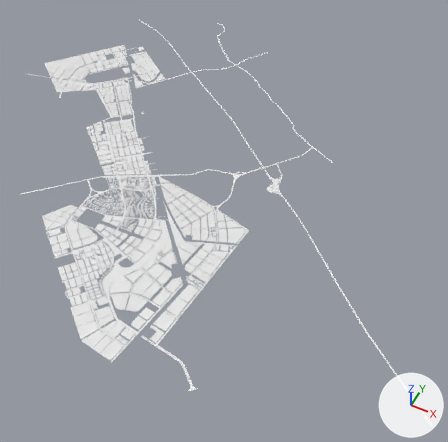
Renders of the glTF model public/model.glb from each side of a commit.
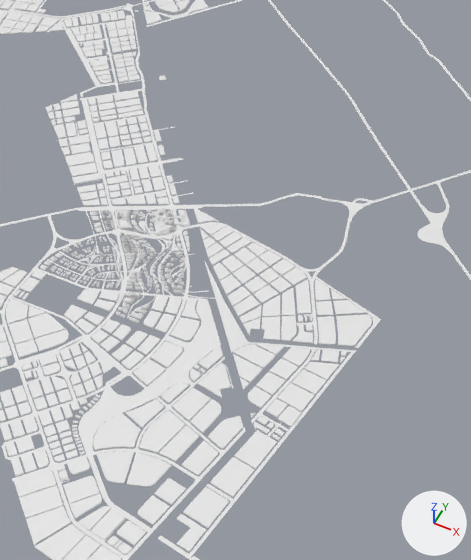
Each version appears first whole from a camera (50 mm lens) standing at (785.0, -905.0, 1151.0) and looking at (283.0, 99.0, -104.0), and next in a close-up on the part from 14% to 65% of the width and 17% to 79% of the height. Lighting does not change. The marker at lower right points along +X, +Y and +Z.

The first close-up shows '_00Buildings', '_00HardSurface', '_00Roads', '_00Water', '_01Buildings', '_02Buildings', '_03Buildings'.
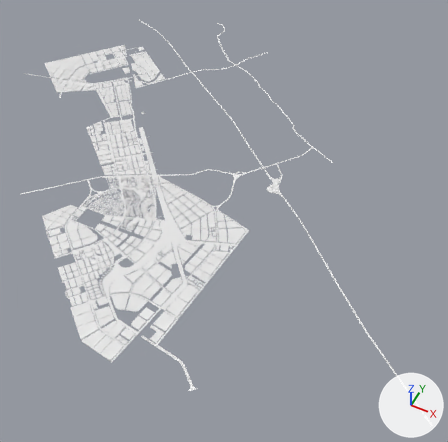
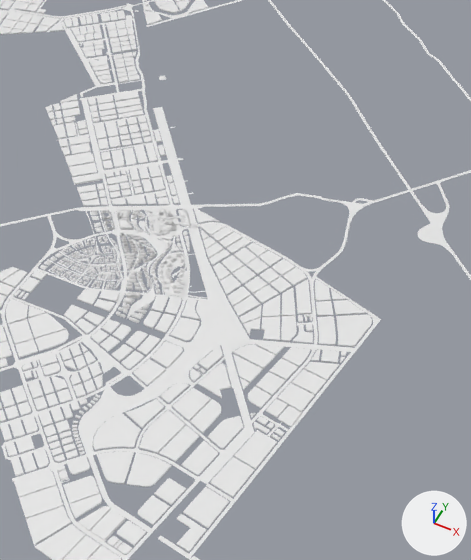
Pixel boxes (x1, y1, x2, y2) of what changed, in the close-ups (471 x 560 px):
'_00GreenMed', added
    after: (48, 107, 358, 484)

The edits, one by one:
Mesh me_landscape_wip_2_pasted__pasted__polysurface2419_001 is new.
It has 21583 vertices, 30889 faces and spans x -54.0..389.0, y -279.0..234.0, z 1.0..4.0.
Object '_00GreenMed' (ob_00greenmed) is new; it shows me_landscape_wip_2_pasted__pasted__polysurface2419_001.
Its location is (0.0, 0.0, 0.0).
